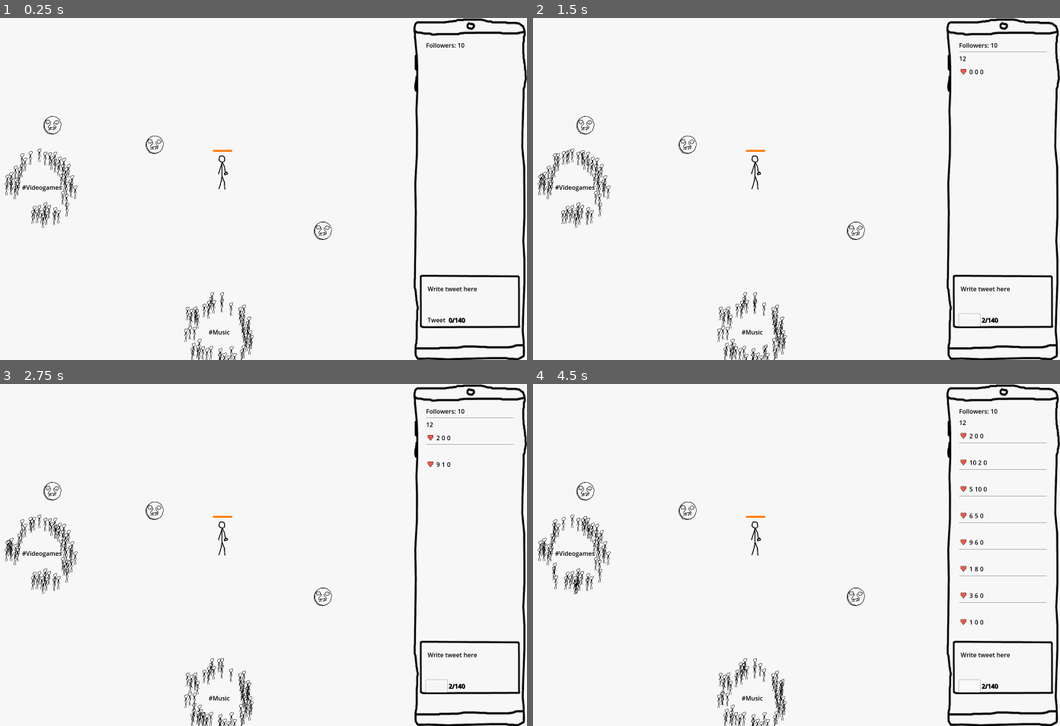
Above: before the commit, frames 1-4 (two rows, left to right).
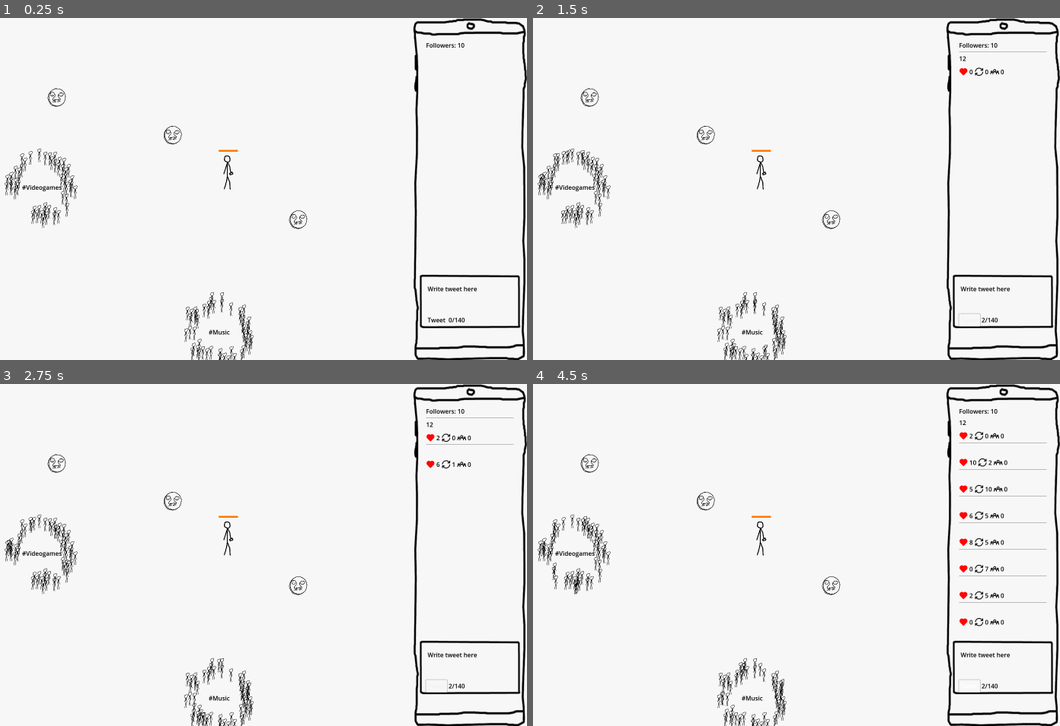
Above: after the commit, the same moments.

Repository: loiveli/FGJ2025
Game: Godot game, scene res://Root.tscn
The game is run twice, just before and just after one commit, with the same random seed, the same clock (stepped at 60 frames per second) and the same inputs.
Inputs (mouse positions are in pixels of both pictures, inside the frame that each line leads up to):
- Up to frame 1 (0.25 s): no input
- Up to frame 2 (1.5 s): click (1002, 298) at 0.52 s; type "12" at 0.6 s; click "Tweet" at 1.25 s
- Up to frame 3 (2.75 s): click "Tweet" at 2 s
- Up to frame 4 (4.5 s): click "Tweet" at 2.75 s; tap Enter at 3.5, 3.6, 4.35 s

The runs differ from the first frame. In frame 1, 0.6% of the frame differs, in the area x 8-89%, y 20-90%; in frame 2, 0.7%; in frame 3, 0.7%; in frame 4, 1.3%, in the area x 8-91%, y 14-90%.
Error in both runs: Invalid access of index '0' on a base object of type: 'Array'. (res://tweet_list.gd:25)

Commit message:
Lots of stuff

Diff:
--- a/Root.tscn
+++ b/Root.tscn
@@ -23,6 +23,10 @@
 [sub_resource type="Shortcut" id="Shortcut_364db"]
 events = [SubResource("InputEventKey_oxstc")]
 
+[sub_resource type="CapsuleShape2D" id="CapsuleShape2D_mdbvw"]
+radius = 22.0
+height = 110.0
+
 [node name="Node2D" type="Node2D"]
 script = ExtResource("1_td513")
 
@@ -35,17 +39,10 @@
 script = ExtResource("2_43n2e")
 tweetTarget = NodePath("../TweetTarget")
 followerLabel = NodePath("Phone/PhoneMargins/TwitterUI/HBoxContainer/TwitterFollowers")
-sanityBar = NodePath("Sanitybar")
+sanityBar = NodePath("Animated/Sanitybar")
 tweetButton = NodePath("Phone/PhoneMargins/TwitterUI/NewTweet/VBoxContainer/TweetButton")
 
-[node name="PlayerCollider" type="CollisionPolygon2D" parent="Player"]
-scale = Vector2(0.25, 0.25)
-polygon = PackedVector2Array(59.1, -64, -59, -64, -63.8, -59, -64, 61, -60.3, 64, 59.6, 64, 63.9, 59, 64, -61.1)
-
 [node name="Camera2D" type="Camera2D" parent="Player"]
-
-[node name="Sanitybar" parent="Player" instance=ExtResource("3_tgdsa")]
-position = Vector2(-25, -103)
 
 [node name="Phone" type="MarginContainer" parent="Player"]
 offset_left = 500.0
@@ -133,14 +130,20 @@
 [node name="TweetCharacterLabel" type="Label" parent="Player/Phone/PhoneMargins/TwitterUI/NewTweet/VBoxContainer" node_paths=PackedStringArray("tweetEdit")]
 layout_mode = 2
 theme_override_colors/font_color = Color(0, 0, 0, 1)
-theme_override_colors/font_shadow_color = Color(0, 0, 0, 1)
-theme_override_colors/font_outline_color = Color(0, 0, 0, 1)
 text = "0/140"
 script = ExtResource("4_lodnv")
 tweetEdit = NodePath("../../TweetEdit")
 
 [node name="Animated" parent="Player" instance=ExtResource("7_l1adc")]
-position = Vector2(-14, -93)
+position = Vector2(0, -93)
+
+[node name="Sanitybar" parent="Player/Animated" instance=ExtResource("3_tgdsa")]
+position = Vector2(-50, -50)
+scale = Vector2(5, 5)
+
+[node name="CollisionShape2D" type="CollisionShape2D" parent="Player"]
+position = Vector2(13, -42)
+shape = SubResource("CapsuleShape2D_mdbvw")
 
 [node name="FinlandBubble" parent="." instance=ExtResource("4_1fda2")]
 position = Vector2(1404, 1200)
--- /dev/null
+++ b/assets/heart-color.svg
@@ -0,0 +1 @@
+<?xml version="1.0" encoding="UTF-8"?><svg width="32px" height="32px" viewBox="0 0 24 24" fill="none" xmlns="http://www.w3.org/2000/svg" color="#ffffff" stroke-width="2.2"><path fill-rule="evenodd" clip-rule="evenodd" d="M11.9999 3.94228C13.1757 2.85872 14.7069 2.25 16.3053 2.25C18.0313 2.25 19.679 2.95977 20.8854 4.21074C22.0832 5.45181 22.75 7.1248 22.75 8.86222C22.75 10.5997 22.0831 12.2728 20.8854 13.5137C20.089 14.3393 19.2938 15.1836 18.4945 16.0323C16.871 17.7562 15.2301 19.4985 13.5256 21.14L13.5216 21.1438C12.6426 21.9779 11.2505 21.9476 10.409 21.0754L3.11399 13.5136C0.62867 10.9374 0.62867 6.78707 3.11399 4.21085C5.54605 1.68984 9.46239 1.60032 11.9999 3.94228Z" fill="#ffffff"></path></svg>
--- /dev/null
+++ b/assets/heart-red.svg
@@ -0,0 +1 @@
+<?xml version="1.0" encoding="UTF-8"?><svg width="32px" height="32px" viewBox="0 0 24 24" fill="none" xmlns="http://www.w3.org/2000/svg" color="#ff131a" stroke-width="2.2"><path fill-rule="evenodd" clip-rule="evenodd" d="M11.9999 3.94228C13.1757 2.85872 14.7069 2.25 16.3053 2.25C18.0313 2.25 19.679 2.95977 20.8854 4.21074C22.0832 5.45181 22.75 7.1248 22.75 8.86222C22.75 10.5997 22.0831 12.2728 20.8854 13.5137C20.089 14.3393 19.2938 15.1836 18.4945 16.0323C16.871 17.7562 15.2301 19.4985 13.5256 21.14L13.5216 21.1438C12.6426 21.9779 11.2505 21.9476 10.409 21.0754L3.11399 13.5136C0.62867 10.9374 0.62867 6.78707 3.11399 4.21085C5.54605 1.68984 9.46239 1.60032 11.9999 3.94228Z" fill="#ff131a"></path></svg>
--- /dev/null
+++ b/assets/heart-solid.svg
@@ -0,0 +1 @@
+<?xml version="1.0" encoding="UTF-8"?><svg width="32px" height="32px" viewBox="0 0 24 24" fill="none" xmlns="http://www.w3.org/2000/svg" color="#000000" stroke-width="2.2"><path fill-rule="evenodd" clip-rule="evenodd" d="M11.9999 3.94228C13.1757 2.85872 14.7069 2.25 16.3053 2.25C18.0313 2.25 19.679 2.95977 20.8854 4.21074C22.0832 5.45181 22.75 7.1248 22.75 8.86222C22.75 10.5997 22.0831 12.2728 20.8854 13.5137C20.089 14.3393 19.2938 15.1836 18.4945 16.0323C16.871 17.7562 15.2301 19.4985 13.5256 21.14L13.5216 21.1438C12.6426 21.9779 11.2505 21.9476 10.409 21.0754L3.11399 13.5136C0.62867 10.9374 0.62867 6.78707 3.11399 4.21085C5.54605 1.68984 9.46239 1.60032 11.9999 3.94228Z" fill="#000000"></path></svg>
--- a/player.gd
+++ b/player.gd
@@ -17,8 +17,11 @@
 
 var sanity: float = 100:
 	set(value):
+		if value <=0:
+			get_tree().quit()
 		sanity = clamp(value,0,100)
 		sanityBar.sanity = value
+
 
 @onready
 var animation_player: AnimationPlayer = $Animated/AnimationPlayer
@@ -66,7 +69,7 @@
 
 
 
-func _on_tweet_received(text, result):
+func _on_tweet_received(id,text, result):
 
 	var moveVector = Vector2(0, 0)
 	for similarity in result:
@@ -76,7 +79,7 @@
 		if similarity.value > 0.3 and similarity.value > maxValue / 2.0:
 			maxValue = similarity.value if similarity.value > maxValue else maxValue
 			var bubble = bubbles[similarity.bubble]
-			moveVector += position.direction_to(bubble.position) * (similarity.value*(250+speed))
+			moveVector += position.direction_to(bubble.position) * (similarity.value*(250+speed+text.length()))
 
 		# Send notifications
 		bubbles[similarity.bubble].new_notification(similarity.value)
--- a/sanity_up.gd
+++ b/sanity_up.gd
@@ -14,7 +14,7 @@
 	var node1 = nodes.pick_random()
 	nodes.remove_at( nodes.find(node1))
 	var node2 = nodes.pick_random()
-	position = node2.position+((node1.position-node2.position) * randf_range(0.2,0.8))
+	position = node2.position+((node1.position-node2.position) * randf_range(0.3,0.7))
 
 
 
--- a/tweet.gd
+++ b/tweet.gd
@@ -1,6 +1,6 @@
 extends Button
 
-signal tweet_received(id:int,result)
+signal tweet_received(idNum:int,text:String,result)
 signal tweet_sent(idNum: int,text: String)
 
 @export var player: CharacterBody2D
@@ -23,11 +23,11 @@
 
 	if bubblesSent:
 		result = await API.get_similarity_async(tweet)
-		tweet_received.emit(id,result)
+		tweet_received.emit(id,text,result)
 		print("Tweet done")
 	else:
 		result = await API.get_similarity_async(tweet,bubbles)
-		tweet_received.emit(id,result)
+		tweet_received.emit(id,text,result)
 		bubblesSent= true
 		print("Tweet done")
 
--- a/tweet_container.gd
+++ b/tweet_container.gd
@@ -11,17 +11,19 @@
 var reach: float = 0.1
 var tweetID: int
 var tweetFollowers: int
+var reachMult: float = 0.01
 
-func updateTweet():
+func updateTweet(delta):
 	if reach <1:
-		reach +=0.02
+		reach +=reachMult
+		reachMult *= 1+delta
 	tweetLikesLabel.text = str(int(tweetLikes*reach))
 	tweetRetweetLabel.text = str(int(tweetRetweets*reach))
 	tweetFollowersLabel.text = str(int(tweetFollowers*reach))
 
 
 func _process(delta):
-	updateTweet()
+	updateTweet(delta)
 
 func updateStats(likes: int, retweets: int,followers: int):
 	tweetLikes += likes
--- a/tweet_container.tscn
+++ b/tweet_container.tscn
@@ -1,7 +1,9 @@
-[gd_scene load_steps=4 format=3 uid="uid://dji37qm3ocvmc"]
+[gd_scene load_steps=6 format=3 uid="uid://dji37qm3ocvmc"]
 
 [ext_resource type="Script" path="res://tweet_container.gd" id="1_ni4l5"]
-[ext_resource type="Texture2D" uid="uid://owaqu8ge7enj" path="res://assets/heart.png" id="2_mvevm"]
+[ext_resource type="Texture2D" uid="uid://bxetelmtehs2s" path="res://assets/heart-red.svg" id="2_gy4t5"]
+[ext_resource type="Texture2D" uid="uid://ds2of0awmx4gj" path="res://assets/refresh-double.svg" id="3_avpal"]
+[ext_resource type="Texture2D" uid="uid://be5xd6mpm0oj6" path="res://assets/community.svg" id="4_iev8l"]
 
 [sub_resource type="StyleBoxEmpty" id="StyleBoxEmpty_rlhf8"]
 
@@ -31,9 +33,10 @@
 [node name="TweetStats" type="HBoxContainer" parent="."]
 layout_mode = 2
 
-[node name="TextureRect" type="TextureRect" parent="TweetStats"]
+[node name="LikeIcon" type="TextureRect" parent="TweetStats"]
+modulate = Color(1, 0.27451, 0.0823529, 1)
 layout_mode = 2
-texture = ExtResource("2_mvevm")
+texture = ExtResource("2_gy4t5")
 expand_mode = 2
 
 [node name="TweetLikes" type="Label" parent="TweetStats"]
@@ -41,11 +44,21 @@
 theme_override_colors/font_color = Color(0, 0, 0, 1)
 text = "100"
 
+[node name="RetweetIcon" type="TextureRect" parent="TweetStats"]
+layout_mode = 2
+texture = ExtResource("3_avpal")
+expand_mode = 2
+
 [node name="TweetRetweet" type="Label" parent="TweetStats"]
 layout_mode = 2
 theme_override_colors/font_color = Color(0, 0, 0, 1)
 text = "100"
 
+[node name="FollowerIcon" type="TextureRect" parent="TweetStats"]
+layout_mode = 2
+texture = ExtResource("4_iev8l")
+expand_mode = 2
+
 [node name="TweetFollowers" type="Label" parent="TweetStats"]
 layout_mode = 2
 theme_override_colors/font_color = Color(0, 0, 0, 1)
--- a/tweet_list.gd
+++ b/tweet_list.gd
@@ -14,7 +14,7 @@
 	newTweet.initTweet(id,text)
 	add_child(newTweet)
 
-func _on_update_tweet(id, result):
+func _on_update_tweet(id,text, result):
 	var tweetObject = get_children().filter(func(node):return node.tweetID == id)[0]
 	var followers = 0
 	for sim in result:
Not shown: 1 places in Root.tscn that only renumber resources
Not shown, added: assets/heart-color.svg.import
Not shown, added: assets/heart-red.svg.import
Not shown, added: assets/heart-solid.svg.import
Not shown, changed: README.md
Not shown, changed: sim-api/main.spec
Not shown, changed: sim-api/settings.py
